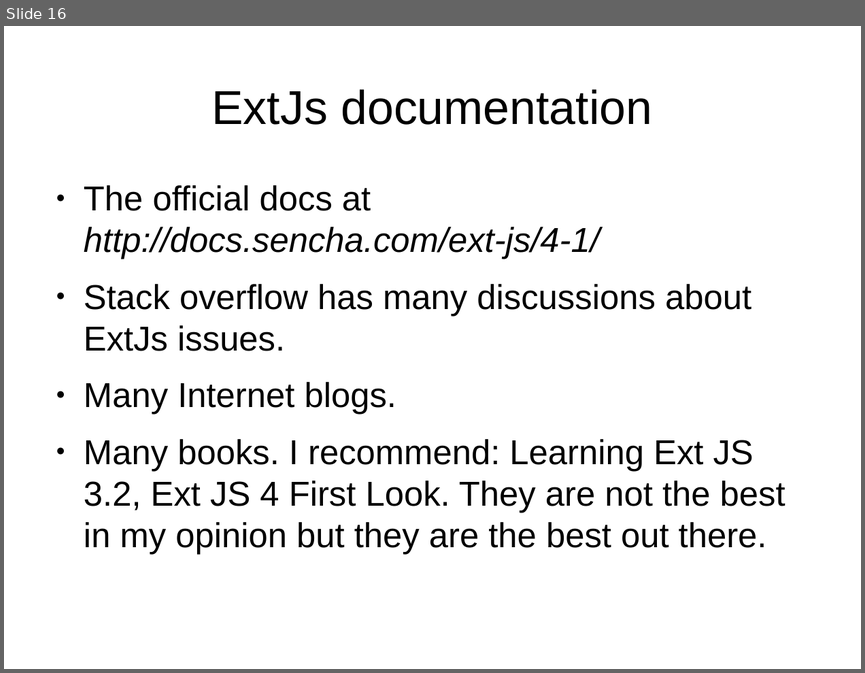
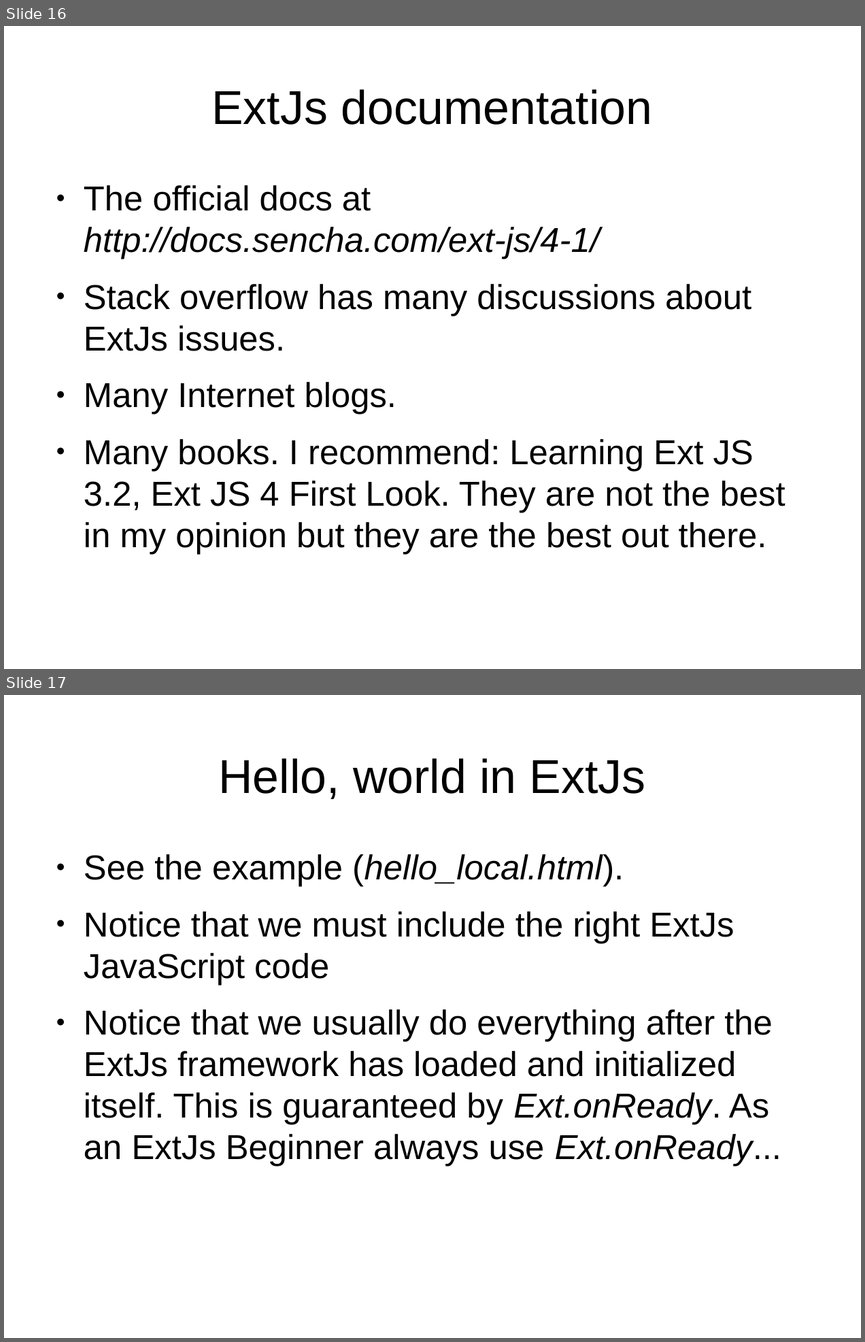
Before and after one commit to veltzer/demos, a slide deck: javascript/extjs/doc/extjs_intro.odp. Shown one above the other, each under a label of ours: slide 16 before the commit, slides 16 and 17 after it. The pictures are 865x673 and 865x1342 pixels, drawn with LibreOffice and Linux fonts; fonts in the diff are those of the drawing. Boxes give left, top, right and bottom in pixels: in the first picture for what was removed or moved away, otherwise in the second. Text is boxed around its words. In the diff, an @@ line names an element or a change of style, - is before the commit and + after.

```diff
--- a/javascript/extjs/doc/extjs_intro.odp
+++ b/javascript/extjs/doc/extjs_intro.odp
@@ slide 17 added at (x1=4, y1=695, x2=861, y2=1338), background #FFFFFF @@
@@ title added at (x1=218, y1=758, x2=646, y2=799), 44 pt, text #000000 @@
+Hello, world in ExtJs
@@ text added at (x1=84, y1=854, x2=781, y2=1166), 32 pt, text #000000 @@
+● See the example (hello_local.html).
+● Notice that we must include the right ExtJs JavaScript code
+● Notice that we usually do everything after the ExtJs framework has loaded and initialized itself. This is guaranteed by Ext.onReady. As an ExtJs Beginner always use Ext.onReady...
```
Also in this commit, not shown: 1 slide changed.
